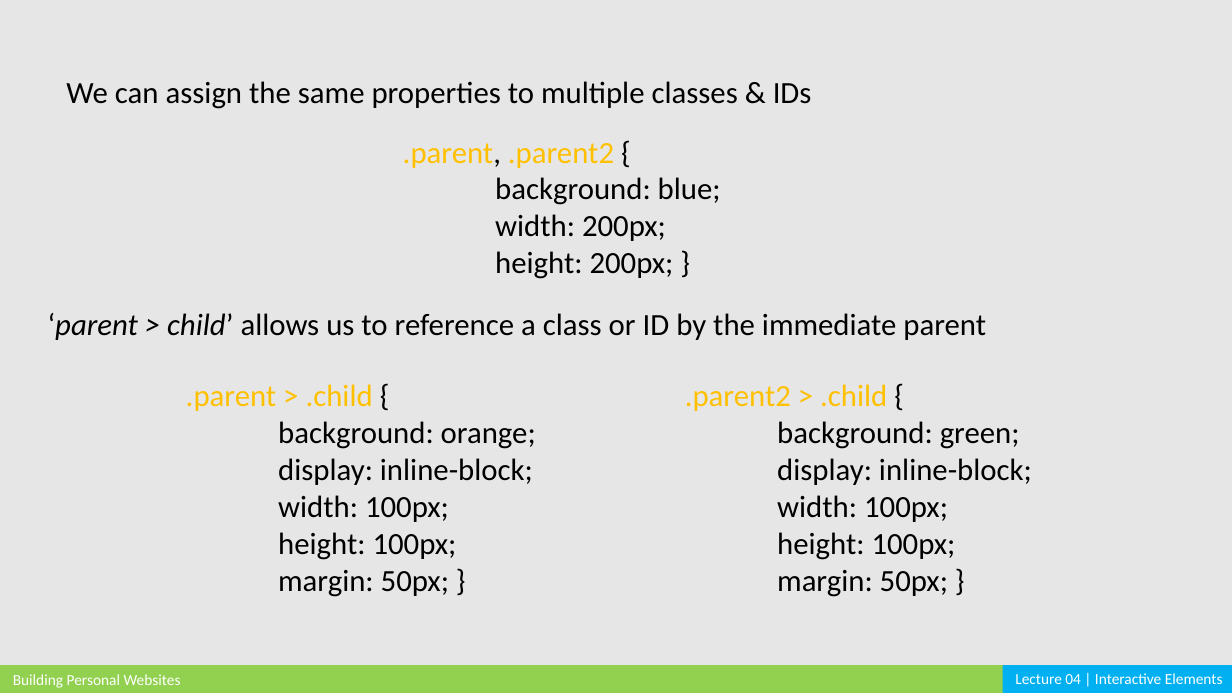
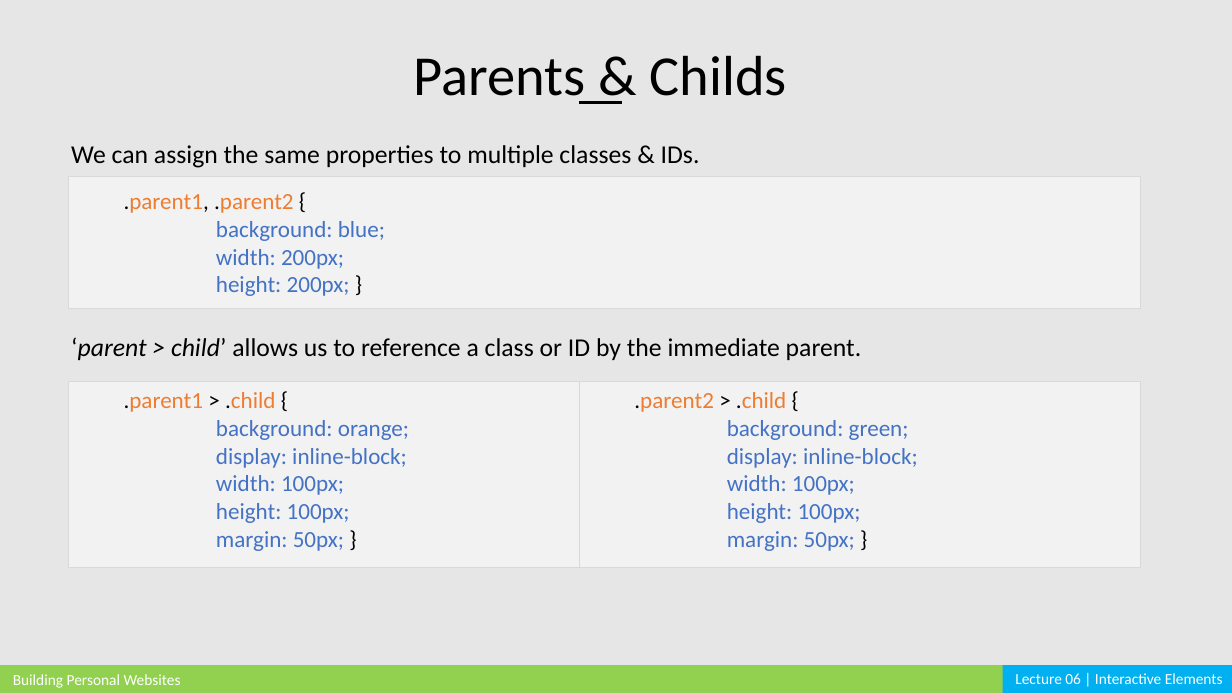
Before and after one commit to cardadfar/stuco_webdev_website, a slide deck: slide 5 of assets/lectures/BPW_Lecture_06.pptx. Drawn at 1232x693 pixels with LibreOffice and Linux fonts; fonts in the diff are those of the drawing. Boxes give left, top, right and bottom in pixels: in the first picture for what was removed or moved away, otherwise in the second. Text is boxed around its words. In the diff, an @@ line names an element or a change of style, - is before the commit and + after.

```diff
--- a/assets/lectures/BPW_Lecture_06.pptx
+++ b/assets/lectures/BPW_Lecture_06.pptx
@@ text added at bbox=[413, 55, 786, 104], 44 pt, text #000000 @@
+Parents & Childs
@@ line added from (579, 103) to (622, 103), #000000 2.25 pt @@
@@ text at bbox=[71, 145, 700, 168]: text changed; size 24 to 20 pt @@
-We can assign the same properties to multiple classes & IDs
+We can assign the same properties to multiple classes & IDs.
@@ rectangle ".parent1, .parent2 {": place and size @@
-rectangle ".parent1, .parent2 {" at bbox=[403, 143, 721, 279]
+rectangle ".parent1, .parent2 {" at bbox=[68, 176, 1141, 309]
@@ rectangle ".parent1, .parent2 {" at bbox=[68, 176, 1141, 309]: vertical alignment top to middle; fill none to #F2F2F2; outline none to #D9D9D9 0.25 pt @@
@@ text in rectangle at bbox=[124, 194, 294, 213]: text changed; size 24 to 18 pt; text colour #FFC000 to #ED7D31 @@
-.parent, .parent2 {
+  .parent1, .parent2 {
@@ text in rectangle at bbox=[216, 221, 385, 296]: size 24 to 18 pt in "background: blue;", "width: 200px;", "height: 200px; }"; text colour #000000 to #4472C4 in "background: blue;", "width: 200px;", "height: 200px;"; list level 1 to 2 in "background: blue;"; list level 1 to 2 in "width: 200px;"; list level 1 to 2 in "height: 200px; }" @@
@@ text at bbox=[71, 337, 862, 360]: text changed; size 24 to 20 pt @@
-‘parent > child’ allows us to reference a class or ID by the immediate parent
+‘parent > child’ allows us to reference a class or ID by the immediate parent.
@@ rectangle ".parent1 > .child {" at bbox=[68, 381, 579, 567]: fill none to #F2F2F2; outline none to #D9D9D9 0.25 pt @@
@@ rectangle ".parent1 > .child {": place and size @@
-rectangle ".parent1 > .child {" at bbox=[685, 384, 1032, 597]
+rectangle ".parent1 > .child {" at bbox=[68, 381, 579, 567]
@@ rectangle ".parent2 > .child {": place and size @@
-rectangle ".parent2 > .child {" at bbox=[186, 384, 536, 597]
+rectangle ".parent2 > .child {" at bbox=[579, 381, 1141, 567]
@@ rectangle ".parent2 > .child {" at bbox=[579, 381, 1141, 567]: fill none to #F2F2F2; outline none to #D9D9D9 0.25 pt @@
@@ text in rectangle at bbox=[124, 392, 409, 440]: text changed; size 24 to 18 pt; text colour #000000 to #4472C4 @@
-.parent2 > .child {
-background: green;
+  .parent1 > .child {
+  background: orange;
@@ text in rectangle at bbox=[634, 392, 909, 440]: text changed; size 24 to 18 pt; text colour #000000 to #4472C4 @@
-.parent > .child {
-background: orange;
+  .parent2 > .child {
+  background: green;
@@ text in rectangle at bbox=[216, 448, 407, 551]: size 24 to 18 pt in "display: inline-block;", "width: 100px;", "height: 100px;", "margin: 50px; }"; text colour #000000 to #4472C4 in "display: inline-block;", "width: 100px;", "height: 100px;", "margin: 50px;"; list level 1 to 2 in "display: inline-block;"; list level 1 to 2 in "width: 100px;"; list level 1 to 2 in "height: 100px;"; list level 1 to 2 in "margin: 50px; }" @@
@@ text in rectangle at bbox=[727, 448, 918, 551]: size 24 to 18 pt in "display: inline-block;", "width: 100px;", "height: 100px;", "margin: 50px; }"; text colour #000000 to #4472C4 in "display: inline-block;", "width: 100px;", "height: 100px;", "margin: 50px;"; list level 1 to 2 in "display: inline-block;"; list level 1 to 2 in "width: 100px;"; list level 1 to 2 in "height: 100px;"; list level 1 to 2 in "margin: 50px; }" @@
@@ text at bbox=[1015, 673, 1223, 684]: text changed @@
-Lecture 04 | Interactive Elements
+Lecture 06 | Interactive Elements
```
Also in this commit, not shown: 14 other slides changed, 23 other files.
